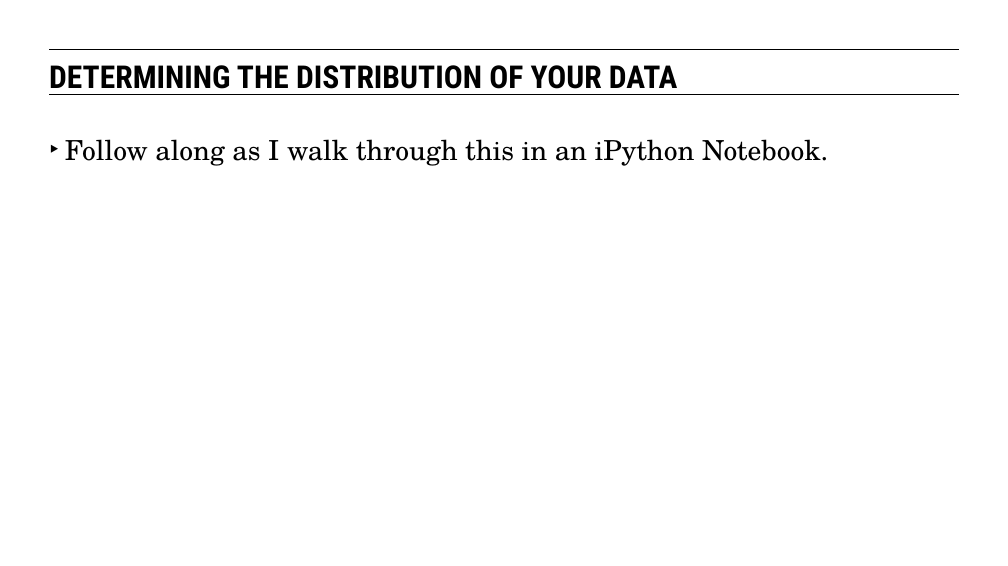
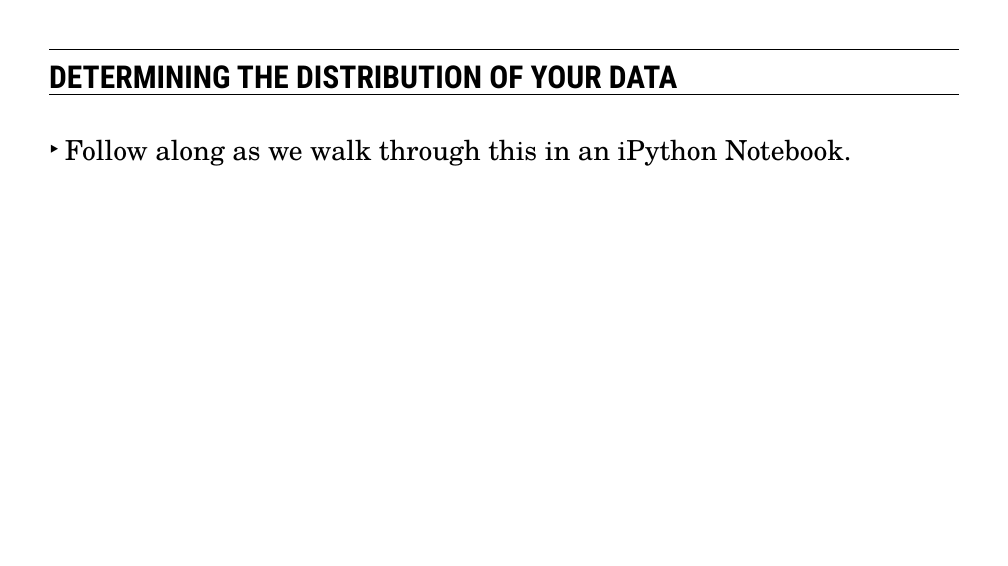
Before and after one commit to eflautt/ga-data-science, a slide deck: slide 49 of lessons/lesson-03/03-statistics-fundamentals.pptx (slide 43 before the commit). Drawn at 1008x566 pixels with LibreOffice and Linux fonts; fonts in the diff are those of the drawing. Boxes give left, top, right and bottom in pixels: in the first picture for what was removed or moved away, otherwise in the second. Text is boxed around its words. In the diff, an @@ line names an element or a change of style, - is before the commit and + after.

```diff
--- a/lessons/lesson-03/03-statistics-fundamentals.pptx
+++ b/lessons/lesson-03/03-statistics-fundamentals.pptx
@@ text at bbox=[65, 139, 851, 166]: text changed @@
-‣ Follow along as I walk through this in an iPython Notebook.
+‣ Follow along as we walk through this in an iPython Notebook.
```
Also in this commit, not shown: 18 other slides changed, 10 slides added.
